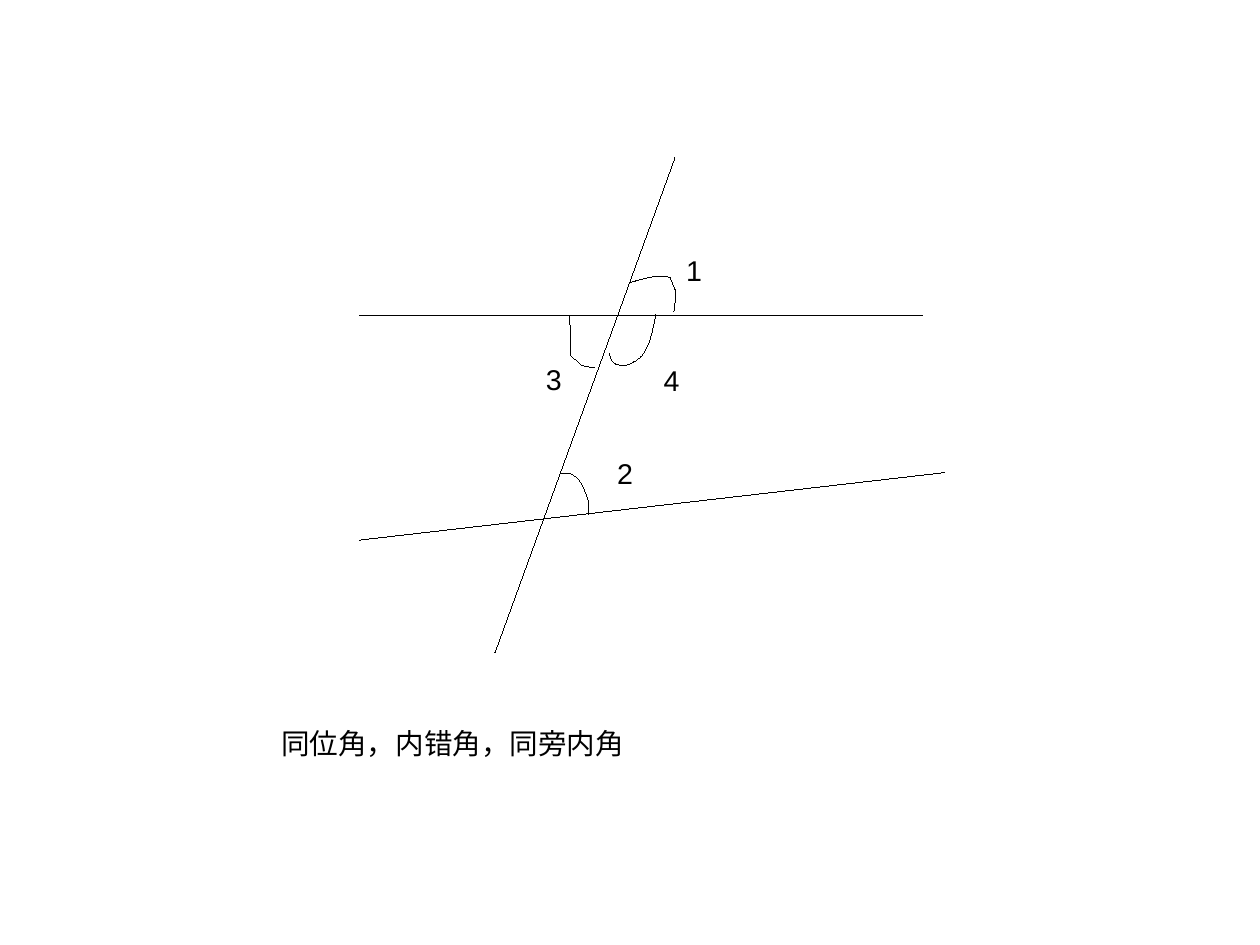
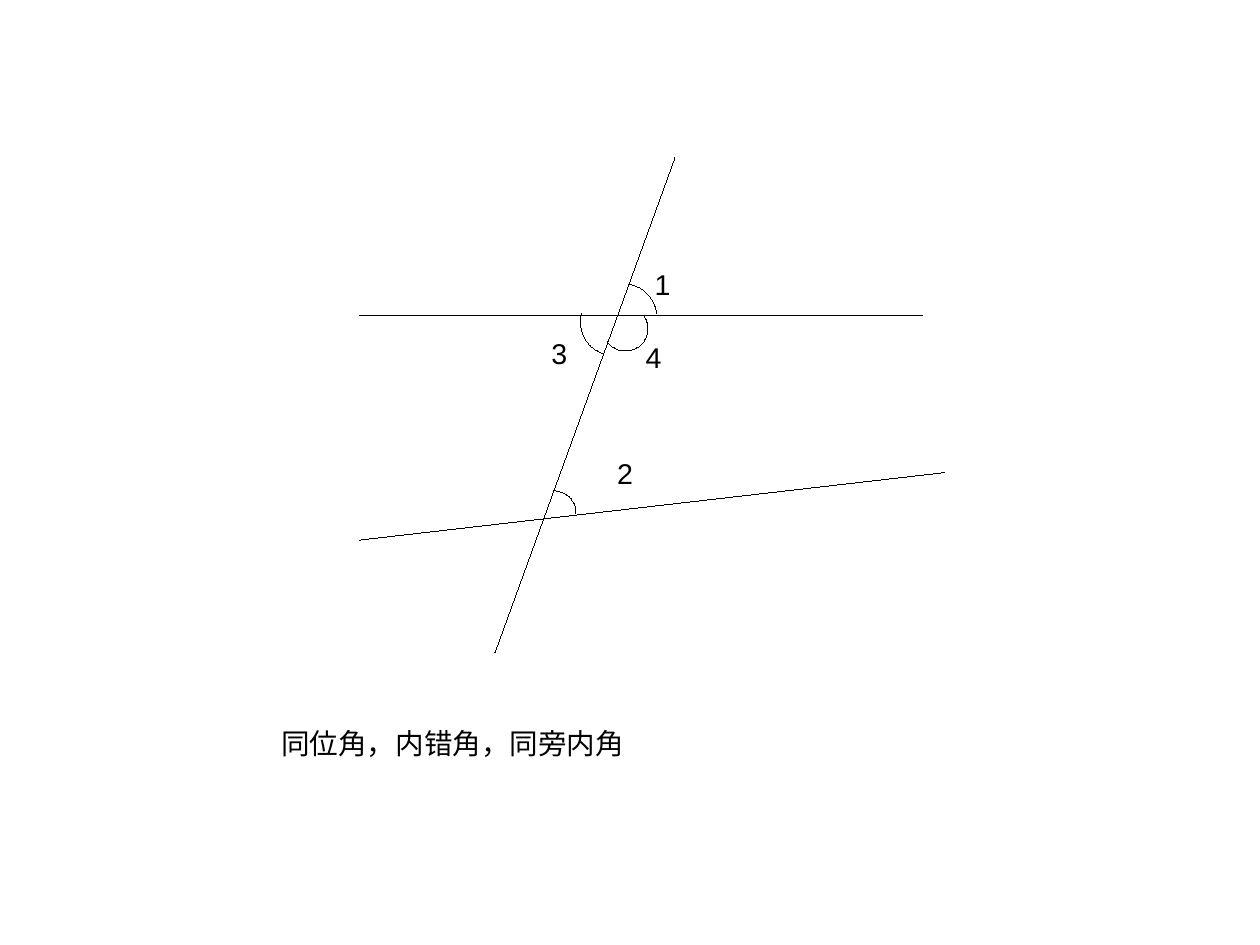
Before and after one commit to ericzhang/english-math, a slide deck: slide 2 of yayaxiaobei/grade-7/2025-03-02/2025-03-02-parallel.odp. Drawn at 1260x945 pixels with LibreOffice and Linux fonts; fonts in the diff are those of the drawing. Boxes give left, top, right and bottom in pixels: in the first picture for what was removed or moved away, otherwise in the second. Text is boxed around its words. In the diff, an @@ line names an element or a change of style, - is before the commit and + after.

```diff
--- a/yayaxiaobei/grade-7/2025-03-02/2025-03-02-parallel.odp
+++ b/yayaxiaobei/grade-7/2025-03-02/2025-03-02-parallel.odp
@@ text "1": place and size @@
-text "1" at box(686, 261, 702, 281)
+text "1" at box(655, 275, 671, 295)
@@ arc (boxed as its full ellipse) added at box(581, 288, 648, 356), outline #000000 0 pt @@
@@ arc (boxed as its full ellipse) added at box(590, 284, 657, 351), outline #000000 0 pt @@
@@ freeform shape removed at box(631, 277, 676, 312) @@
@@ freeform shape removed at box(569, 317, 595, 368) @@
@@ arc (boxed as its full ellipse) added at box(604, 306, 648, 351), outline #000000 0 pt @@
@@ freeform shape removed at box(609, 314, 656, 366) @@
@@ text "3": place and size @@
-text "3" at box(546, 370, 562, 391)
+text "3" at box(551, 344, 567, 365)
@@ text "4": place and size @@
-text "4" at box(664, 371, 680, 391)
+text "4" at box(646, 348, 662, 368)
@@ freeform shape removed at box(563, 473, 589, 515) @@
@@ arc (boxed as its full ellipse) added at box(531, 491, 576, 534), outline #000000 0 pt @@
```
Also in this commit, not shown: 3 other files.
